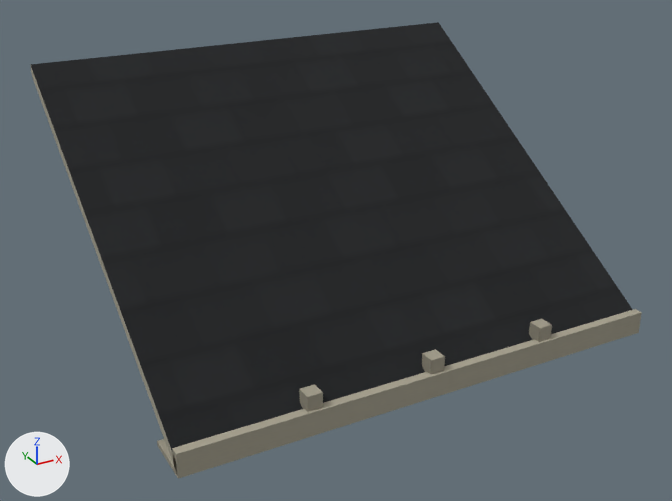
Two versions of the glTF model assets/environments/outdoor/props/house_04_roof_slope.glb, one commit apart.
Rendered twice from a camera (50 mm lens) standing at (-2.94, -5.33, 3.16) and looking at (-0.08, -0.12, 0.55). Every picture has the same lights, and +X, +Y and +Z are marked at lower left. The first picture is the older version. Vertices at exactly the same position are counted once.

The first picture shows 'outdoor_house_04_roof_slope'.
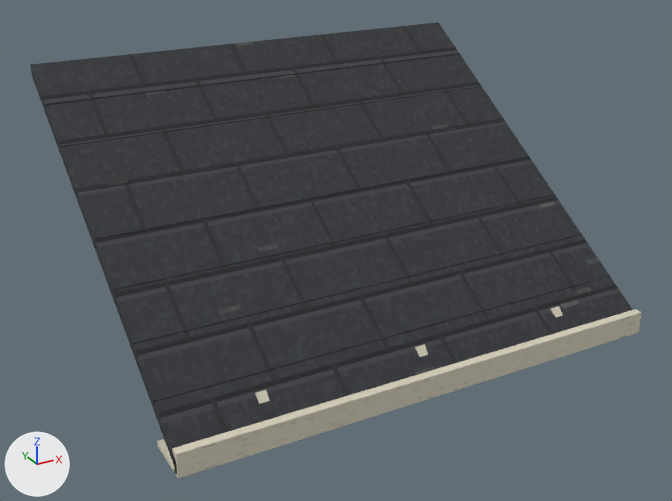
The change, as a list of edits to the scene's bpy script:
```text
Add mat_roof:
    mat_roof = principled_material('roof')
    mat_roof.texture = img_house_04_roof_slope
    mat_roof.roughness = 0.87
Change me_outdoor_house_04_roof_slope:
    remove me_outdoor_house_04_roof_slope.from_pydata(...)  # 46 vertices, 72 faces; spans x -1.7..1.7, y -1.3..1.3, z 0.0..1.75
    add me_outdoor_house_04_roof_slope.from_pydata(...)  # 168 vertices, 284 faces; spans x -1.7..1.7, y -1.3..1.3, z 0.0..1.75
    me_outdoor_house_04_roof_slope part 1: a new loose piece, a box spanning x -1.7..1.7, y -0.973..-0.959, z 0.297..0.31, in mat_roof (picture img_house_04_roof_slope)
    me_outdoor_house_04_roof_slope part 2: a new loose piece, a box spanning x -1.7..1.7, y -0.65..-0.635, z 0.503..0.516, in mat_roof (picture img_house_04_roof_slope)
    me_outdoor_house_04_roof_slope part 3: a new loose piece, a box spanning x -1.7..1.7, y -0.326..-0.312, z 0.709..0.722, in mat_roof (picture img_house_04_roof_slope)
    me_outdoor_house_04_roof_slope part 4: a new loose piece, a box spanning x -1.7..1.7, y -0.002..0.012, z 0.915..0.928, in mat_roof (picture img_house_04_roof_slope)
    me_outdoor_house_04_roof_slope part 5: a new loose piece, a box spanning x -1.7..1.7, y 0.322..0.336, z 1.122..1.135, in mat_roof (picture img_house_04_roof_slope)
    me_outdoor_house_04_roof_slope part 6: a new loose piece, a box spanning x -1.7..1.7, y 0.645..0.66, z 1.328..1.341, in mat_roof (picture img_house_04_roof_slope)
    me_outdoor_house_04_roof_slope part 7: a new loose piece, a box spanning x -1.7..1.7, y 0.969..0.983, z 1.534..1.547, in mat_roof (picture img_house_04_roof_slope)
    me_outdoor_house_04_roof_slope part 8: a new loose piece of 24 vertices spanning x -1.13..-1.07, y -1.19..-1.04, z 0.09..0.25, in mat_trim (picture img_house_04_roof_slope)
    me_outdoor_house_04_roof_slope part 9: a new loose piece of 24 vertices spanning x -0.03..0.03, y -1.19..-1.04, z 0.09..0.25, in mat_trim (picture img_house_04_roof_slope)
    me_outdoor_house_04_roof_slope part 10: a new loose piece of 24 vertices spanning x 1.07..1.13, y -1.19..-1.04, z 0.09..0.25, in mat_trim (picture img_house_04_roof_slope)
    me_outdoor_house_04_roof_slope part 11: the loose piece of 8 vertices spanning x 0.8..0.9, y -1.28..-1.18, z 0.1..0.26 is deleted
    me_outdoor_house_04_roof_slope part 12: the loose piece of 8 vertices spanning x -0.9..-0.8, y -1.28..-1.18, z 0.1..0.26 is deleted
    me_outdoor_house_04_roof_slope part 13
    2 vertices are removed from x -1.7..1.7, y -1.24, z 0.04
    29 faces are deleted
    20 vertices are added at x -1.7..1.7, y -1.3..-1.24, z 0.0..0.16
    6 new faces join them, mat_roof (picture img_house_04_roof_slope)
    43 new faces join them, mat_trim (picture img_house_04_roof_slope)
    12 new faces join them, mat_post (picture img_house_04_roof_slope)
    me_outdoor_house_04_roof_slope part 14
    8 vertices are removed from x -0.05..0.05, y -1.28..-1.18, z 0.1..0.26
    12 faces are deleted
    me_outdoor_house_04_roof_slope part 15: 6 faces spanning x -1.7..1.7, y -1.29..1.3, z 0.02..1.75 switch from mat_outdoor_house_04_roof_slope_mat to mat_roof (picture img_house_04_roof_slope)
    add me_outdoor_house_04_roof_slope.materials.append(mat_trim)  # picture img_house_04_roof_slope
    add me_outdoor_house_04_roof_slope.materials.append(mat_post)  # picture img_house_04_roof_slope
```

Location of each change, (x1, y1, x2, y2) in pixels of the pictures (672 x 501 px):
'outdoor_house_04_roof_slope', reshaped: before (30, 22, 642, 479); after (30, 22, 641, 478)
part 1 of me_outdoor_house_04_roof_slope, added: after (153, 275, 610, 402)
part 2 of me_outdoor_house_04_roof_slope, added: after (132, 233, 582, 345)
part 3 of me_outdoor_house_04_roof_slope, added: after (112, 194, 555, 290)
part 4 of me_outdoor_house_04_roof_slope, added: after (94, 156, 530, 240)
part 5 of me_outdoor_house_04_roof_slope, added: after (77, 120, 505, 192)
part 6 of me_outdoor_house_04_roof_slope, added: after (60, 86, 482, 148)
part 7 of me_outdoor_house_04_roof_slope, added: after (45, 53, 460, 105)
part 8 of me_outdoor_house_04_roof_slope, added: after (255, 390, 270, 404)
part 9 of me_outdoor_house_04_roof_slope, added: after (415, 345, 428, 357)
part 10 of me_outdoor_house_04_roof_slope, added: after (551, 306, 562, 317)
part 11 of me_outdoor_house_04_roof_slope, deleted: before (529, 319, 552, 342)
part 12 of me_outdoor_house_04_roof_slope, deleted: before (299, 384, 323, 412)
part 13 of me_outdoor_house_04_roof_slope, cut back: before (30, 65, 642, 479); after (30, 65, 641, 478)
part 14 of me_outdoor_house_04_roof_slope, deleted: before (422, 349, 445, 374)
part 15 of me_outdoor_house_04_roof_slope, recoloured: (30, 22, 633, 450) in both
